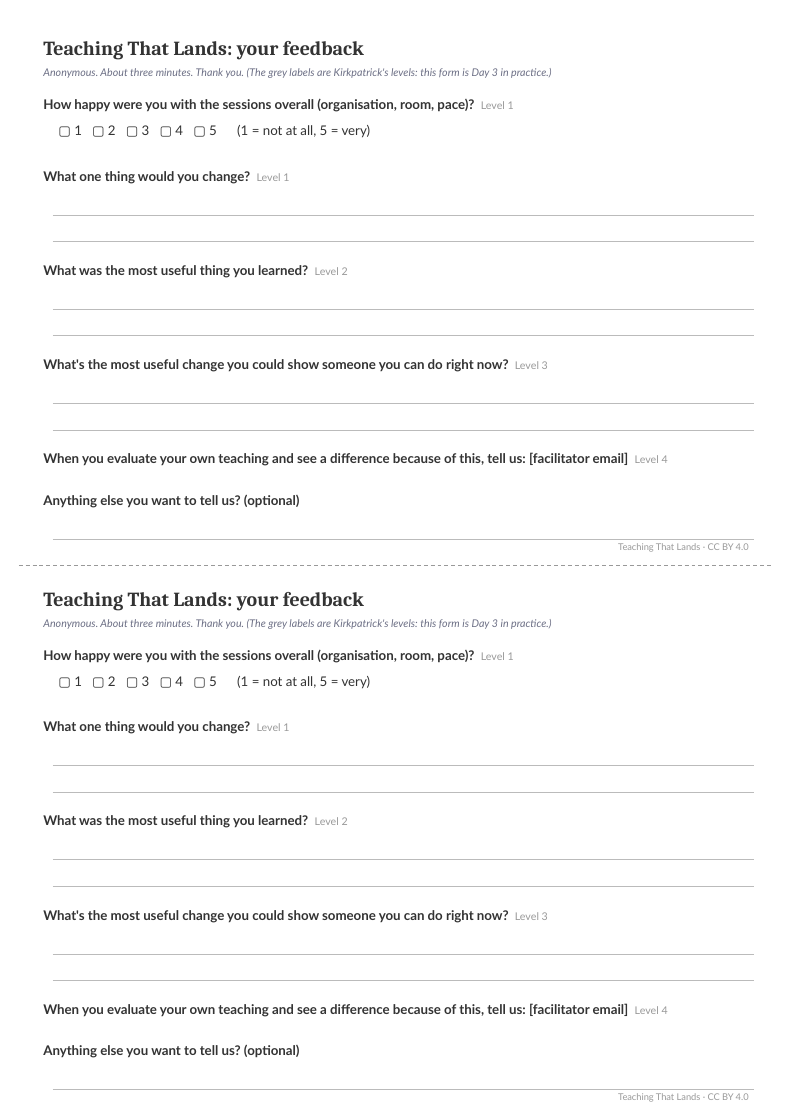
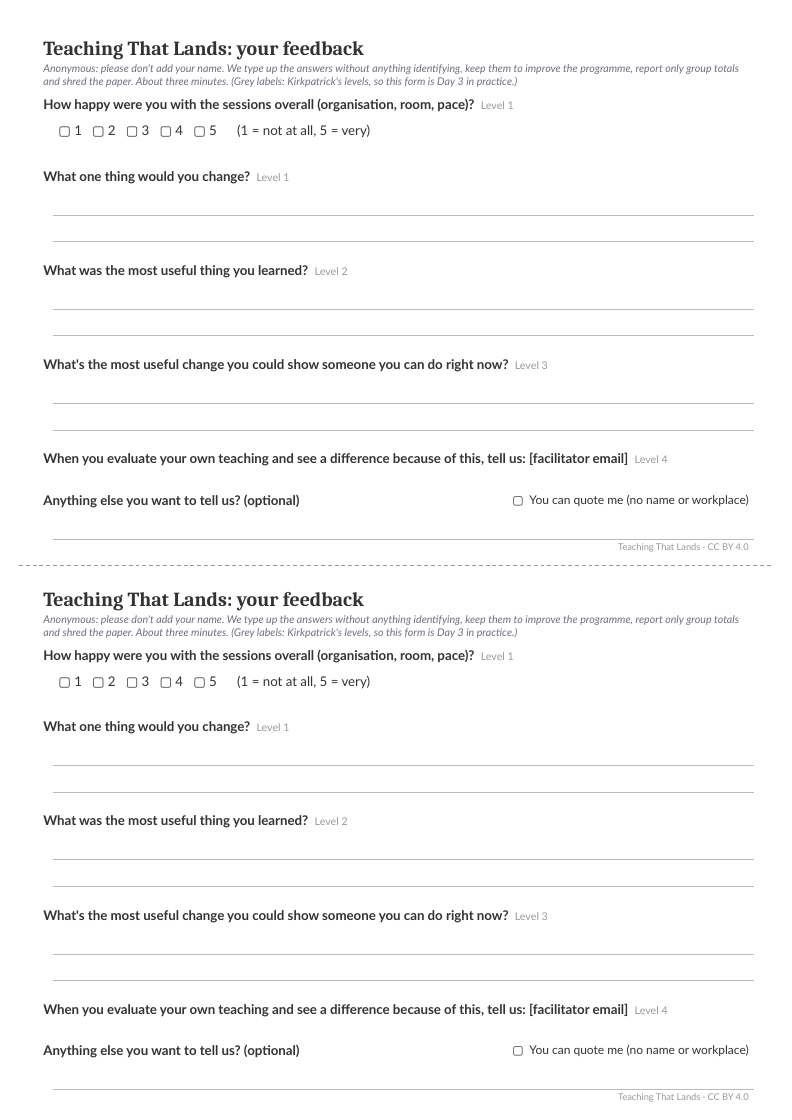
Before and after one commit to teachingthatlands/teachingthatlands.github.io, a slide deck: slide 1 of tools/printables/feedback-form.pptx. Drawn at 792x1120 pixels with LibreOffice and Linux fonts; fonts in the diff are those of the drawing. Boxes give left, top, right and bottom in pixels: in the first picture for what was removed or moved away, otherwise in the second. Text is boxed around its words. In the diff, an @@ line names an element or a change of style, - is before the commit and + after.

```diff
--- a/tools/printables/feedback-form.pptx
+++ b/tools/printables/feedback-form.pptx
@@ text at [43,64,739,87]: text changed @@
-Anonymous. About three minutes. Thank you. (The grey labels are Kirkpatrick's levels: this form is Day 3 in practice.)
+Anonymous: please don't add your name. We type up the answers without anything identifying, keep them to improve the programme, report only group totals and shred the paper. About three minutes. (Grey labels: Kirkpatrick's levels, so this form is Day 3 in practice.)
@@ text added at [529,495,749,506], 9 pt, text #333333 @@
+▢ You can quote me (no name or workplace)
@@ text at [43,615,739,638]: text changed @@
-Anonymous. About three minutes. Thank you. (The grey labels are Kirkpatrick's levels: this form is Day 3 in practice.)
+Anonymous: please don't add your name. We type up the answers without anything identifying, keep them to improve the programme, report only group totals and shred the paper. About three minutes. (Grey labels: Kirkpatrick's levels, so this form is Day 3 in practice.)
@@ text added at [529,1045,749,1056], 9 pt, text #333333 @@
+▢ You can quote me (no name or workplace)
```
Also in this commit, not shown: 2 other files.
